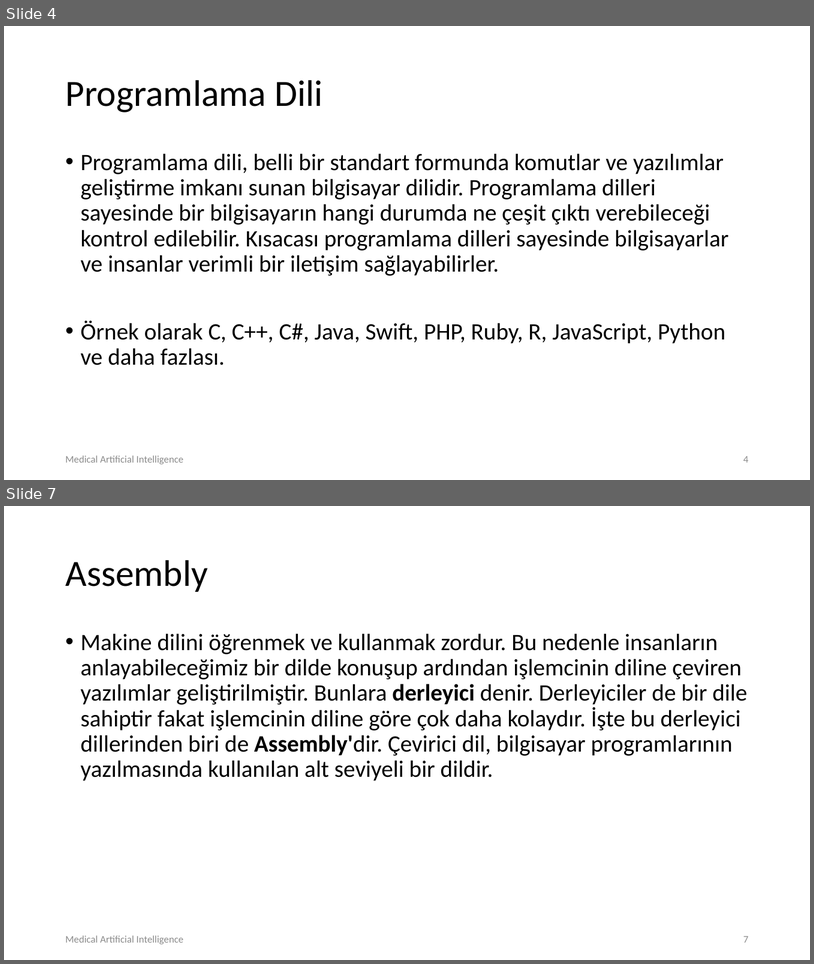
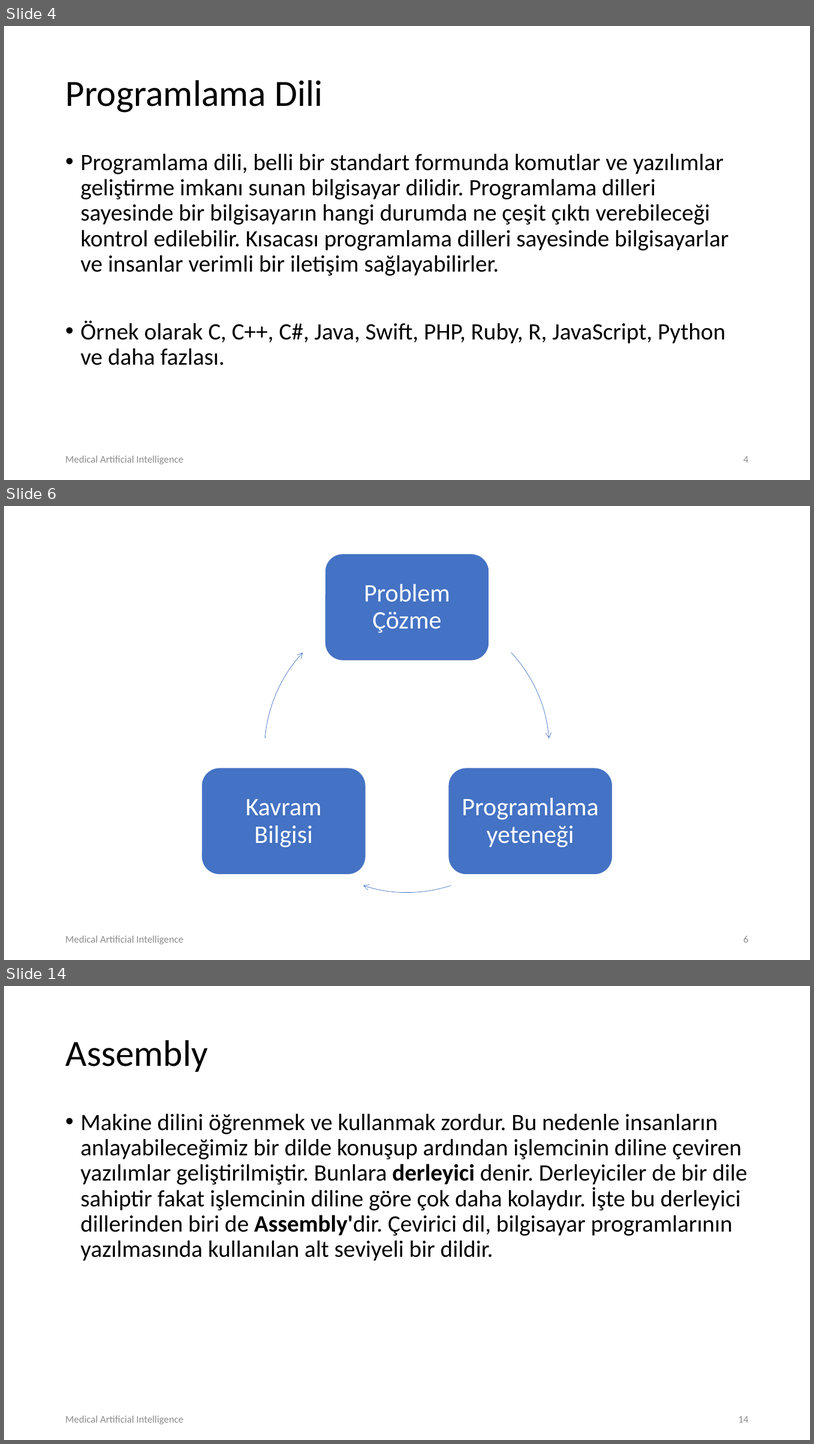
Before and after one commit to MAIClub/maiWorkshops19, a slide deck: Introduction to Python /lec01.pptx. Shown one above the other, each under a label of ours: slides 4 and 7 before the commit, slides 4, 6 and 14 after it; the slides between them are not shown. The pictures are 814x964 and 814x1444 pixels, drawn with LibreOffice and Linux fonts; fonts in the diff are those of the drawing; background and template pictures are left out. Boxes give left, top, right and bottom in pixels: in the first picture for what was removed or moved away, otherwise in the second. Text is boxed around its words. In the diff, an @@ line names an element or a change of style, - is before the commit and + after.

```diff
--- a/Introduction to Python /lec01.pptx
+++ b/Introduction to Python /lec01.pptx
@@ slide 6 added at [4, 506, 810, 960], background #FFFFFF @@
@@ group added at [202, 554, 613, 892]: 3 rounded rectangles, 3 texts, 3 freeform shapes @@
+Problem Çözme
+Programlama yeteneği
+Kavram Bilgisi
@@ text added at [65, 935, 184, 944], 12 pt, text #8C8C8C @@
+Medical Artificial Intelligence
@@ page number added at [744, 936, 749, 942], 12 pt, text #8C8C8C @@
+6
@@ what was slide 7 is now slide 14 @@
@@ page number at [738, 1416, 749, 1422]: text changed @@
-7
+14
```
Also in this commit, not shown: 3 slides changed, 6 other slides added.
